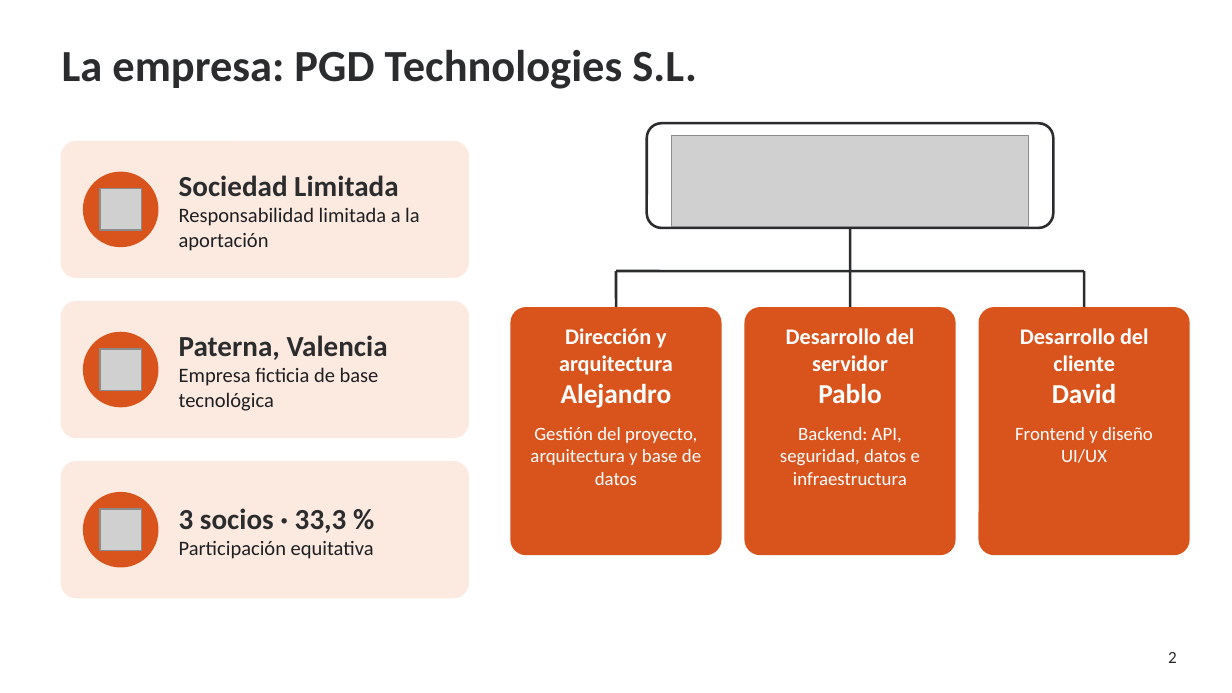
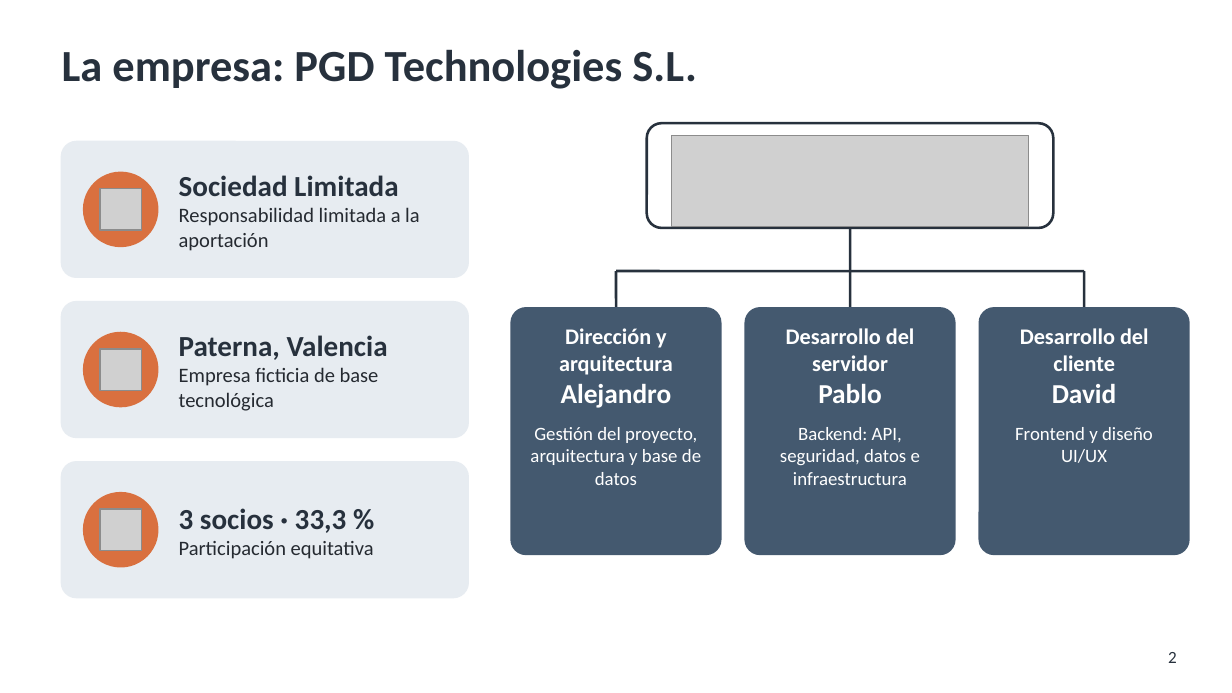
Before and after one commit to pablopedron/SABITECH, a slide deck: slide 2 of documents/Presentacion/07_2_DAW_Intermodular_1Evaluacion_SABITECH_WEB_Presentacion.pptx. Drawn at 1232x693 pixels with LibreOffice and Linux fonts; fonts in the diff are those of the drawing; grey boxes stand for pictures; background and template pictures are left out. Boxes give left, top, right and bottom in pixels: in the first picture for what was removed or moved away, otherwise in the second. Text is boxed around its words. In the diff, an @@ line names an element or a change of style, - is before the commit and + after.

```diff
--- a/documents/Presentacion/07_2_DAW_Intermodular_1Evaluacion_SABITECH_WEB_Presentacion.pptx
+++ b/documents/Presentacion/07_2_DAW_Intermodular_1Evaluacion_SABITECH_WEB_Presentacion.pptx
@@ title "La empresa: PGD Technologies S.L." at bbox=[62, 49, 697, 89]: text colour #2B2C2E to #27313D @@
@@ rounded rectangle at bbox=[647, 123, 1053, 228]: outline #2B2C2E 1.5 pt to #27313D 1.5 pt @@
@@ text "Sociedad Limitada" at bbox=[179, 175, 420, 251]: text colour #2B2C2E to #27313D in "Sociedad Limitada"; text colour #1F2023 to #252A31 in "Responsabilidad limitada a la aportación" @@
@@ line (850, 228) - (850, 271): stroke #2B2C2E 1.5 pt to #27313D 1.5 pt @@
@@ line (616, 271) - (1084, 271): stroke #2B2C2E 1.5 pt to #27313D 1.5 pt @@
@@ line (616, 271) - (616, 308): stroke #2B2C2E 1.5 pt to #27313D 1.5 pt @@
@@ line (850, 271) - (850, 308): stroke #2B2C2E 1.5 pt to #27313D 1.5 pt @@
@@ line (1084, 271) - (1084, 308): stroke #2B2C2E 1.5 pt to #27313D 1.5 pt @@
@@ text "Paterna, Valencia" at bbox=[179, 335, 388, 411]: text colour #2B2C2E to #27313D in "Paterna, Valencia"; text colour #1F2023 to #252A31 in "Empresa ficticia de base tecnológica" @@
@@ fill #D9531C to #44596F; outline #D9531C 1 pt to #44596F 1 pt in 3 elements at bbox=[511, 308, 721, 554], bbox=[745, 308, 955, 554], bbox=[979, 308, 1189, 554] @@
@@ fill #FCE9DF to #E7ECF1; outline #FCE9DF 1 pt to #E7ECF1 1 pt in 3 elements at bbox=[62, 142, 468, 277], bbox=[62, 302, 468, 437], bbox=[62, 462, 468, 598] @@
@@ text "3 socios · 33,3 %" at bbox=[179, 508, 374, 559]: text colour #2B2C2E to #27313D in "3 socios · 33,3 %"; text colour #1F2023 to #252A31 in "Participación equitativa" @@
@@ fill #D9531C to #D9703F; outline #D9531C 1 pt to #D9703F 1 pt in 3 elements at bbox=[84, 172, 158, 246], bbox=[84, 333, 158, 407], bbox=[84, 493, 158, 567] @@
@@ page number at bbox=[1168, 652, 1177, 663]: text colour #2B2C2E to #27313D @@
```
Also in this commit, not shown: 14 other slides changed.
